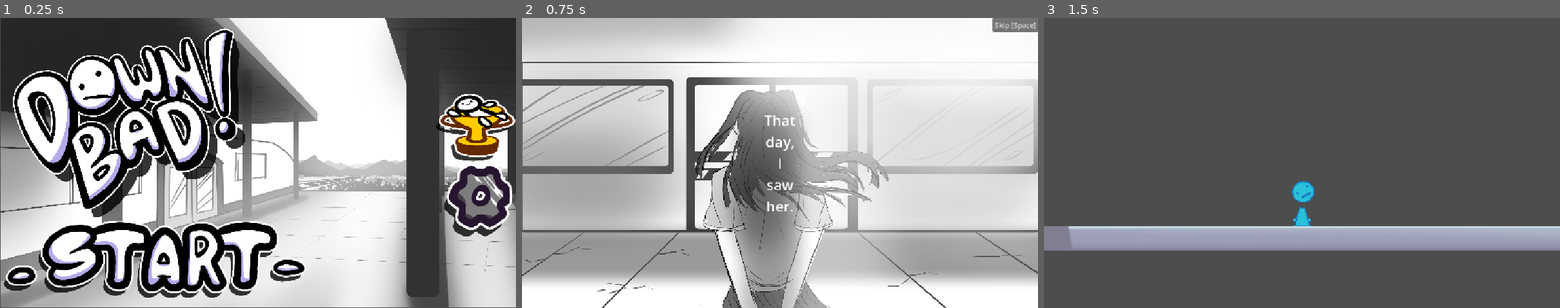
Above: before the commit, frames 1-3 (left to right).
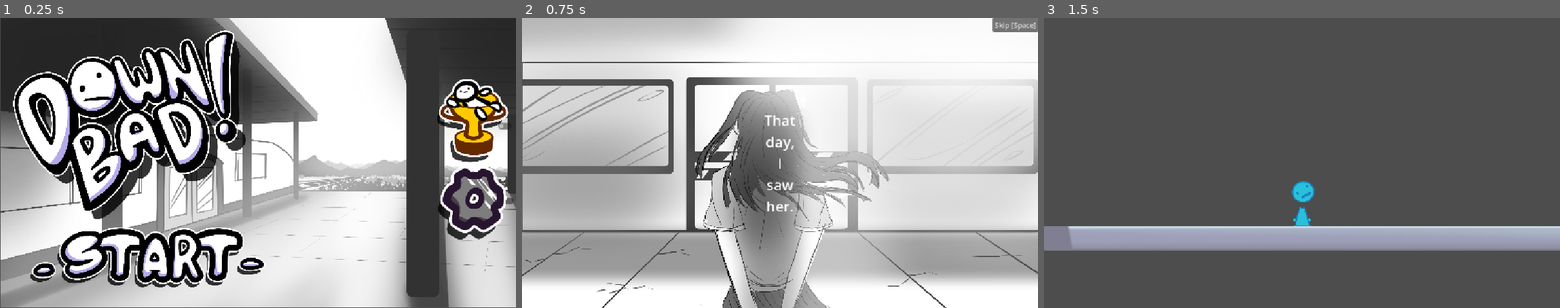
Above: after the commit, the same moments.

Repository: average4136/head-over-heels-game
Game: Godot game, scene res://Scenes/main_menu.tscn
The game is run twice, just before and just after one commit, with the same random seed, the same clock (stepped at 60 frames per second) and the same inputs.
Inputs (mouse positions are in pixels of both pictures, inside the frame that each line leads up to):
- Up to frame 1 (0.25 s): no input
- Up to frame 2 (0.75 s): click (671, 252) at 0.5 s
- Up to frame 3 (1.5 s): click "Skip [Space]" at 1.25 s

The runs differ from the first frame. In frame 1, 16% of the frame differs, in the area x 0-100%, y 3-97%; in frame 2, nothing differs; in frame 3, nothing differs.

Commit message:
Update main_menu.tscn

Diff:
--- a/Scenes/main_menu.tscn
+++ b/Scenes/main_menu.tscn
@@ -89,7 +89,7 @@
 [node name="CanvasLayer" type="CanvasLayer" parent="." unique_id=90277366]
 
 [node name="DownBadLogoV0_5" type="Sprite2D" parent="." unique_id=285365223]
-position = Vector2(300.99997, 235)
+position = Vector2(301.99997, 239.00003)
 rotation = -0.29147
 scale = Vector2(0.28, 0.28)
 texture = ExtResource("4_ce3w2")
@@ -107,8 +107,8 @@
 flat = true
 
 [node name="Start" type="Sprite2D" parent="Startbutton" unique_id=1680684949]
-position = Vector2(294, 108)
-scale = Vector2(0.5323599, 0.540625)
+position = Vector2(278, 104)
+scale = Vector2(0.41388673, 0.42031246)
 texture = ExtResource("4_opfnp")
 
 [node name="Settings button" type="CheckButton" parent="." unique_id=1857087957]
@@ -123,7 +123,7 @@
 alignment = 1
 
 [node name="Settings" type="Sprite2D" parent="Settings button" unique_id=51740853]
-position = Vector2(60.999977, 65)
+position = Vector2(46.999977, 71)
 scale = Vector2(0.5332163, 0.5995455)
 texture = ExtResource("4_n45e2")
 
@@ -140,8 +140,8 @@
 offset_bottom = 0.015991211
 
 [node name="Leaderboard" type="Sprite2D" parent="CheckButton" unique_id=1413498083]
-position = Vector2(81.15625, 74.71875)
-scale = Vector2(0.66047955, 0.48568562)
+position = Vector2(74, 59)
+scale = Vector2(0.6, 0.6)
 texture = ExtResource("6_opfnp")
 
 [connection signal="pressed" from="Startbutton" to="." method="_on_button_pressed"]
